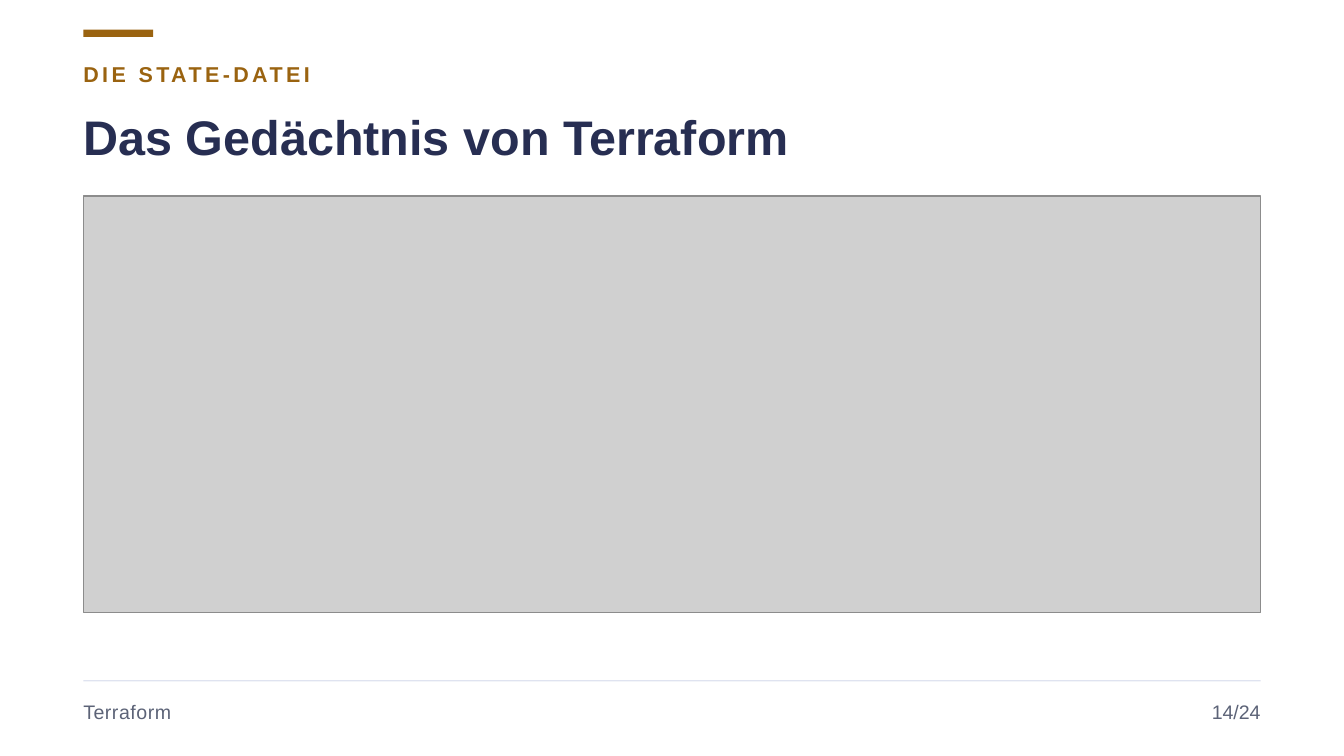
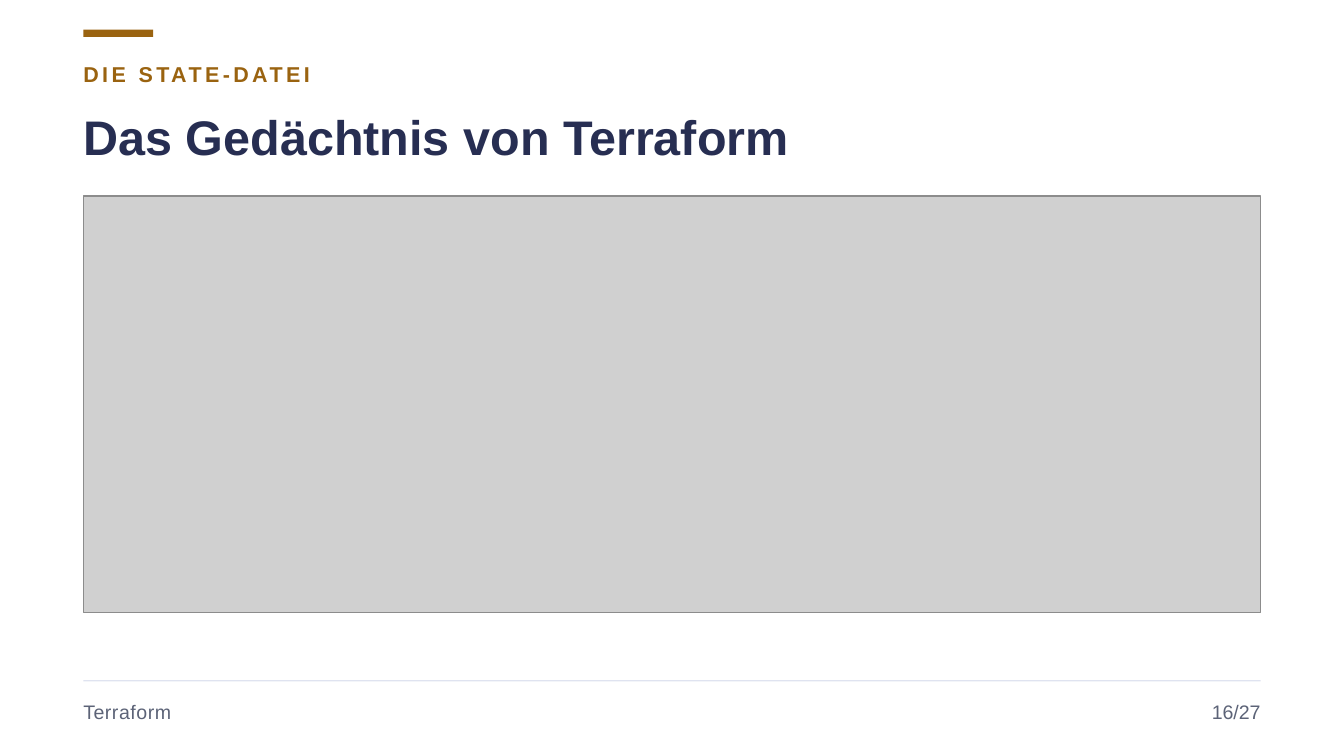
Before and after one commit to JacobMenge/kurs-unterlagen, a slide deck: slide 19 of folien/16-terraform.pptx (slide 17 before the commit). Drawn at 1344x756 pixels with LibreOffice and Linux fonts; fonts in the diff are those of the drawing; grey boxes stand for pictures. Boxes give left, top, right and bottom in pixels: in the first picture for what was removed or moved away, otherwise in the second. Text is boxed around its words. In the diff, an @@ line names an element or a change of style, - is before the commit and + after.

```diff
--- a/folien/16-terraform.pptx
+++ b/folien/16-terraform.pptx
@@ text at [1212,705,1261,719]: text changed @@
-14/24
+16/27
```
Also in this commit, not shown: 22 other slides changed, 4 slides added, 1 slide removed, 7 other files.
